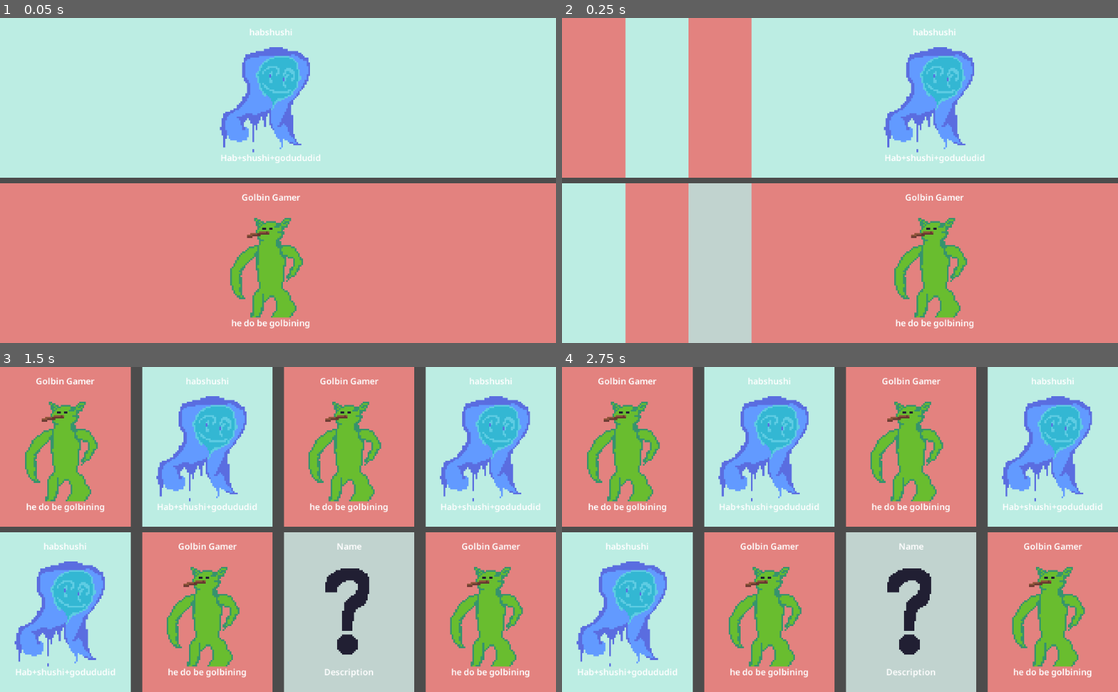
Above: before the commit, frames 1-4 (two rows, left to right).
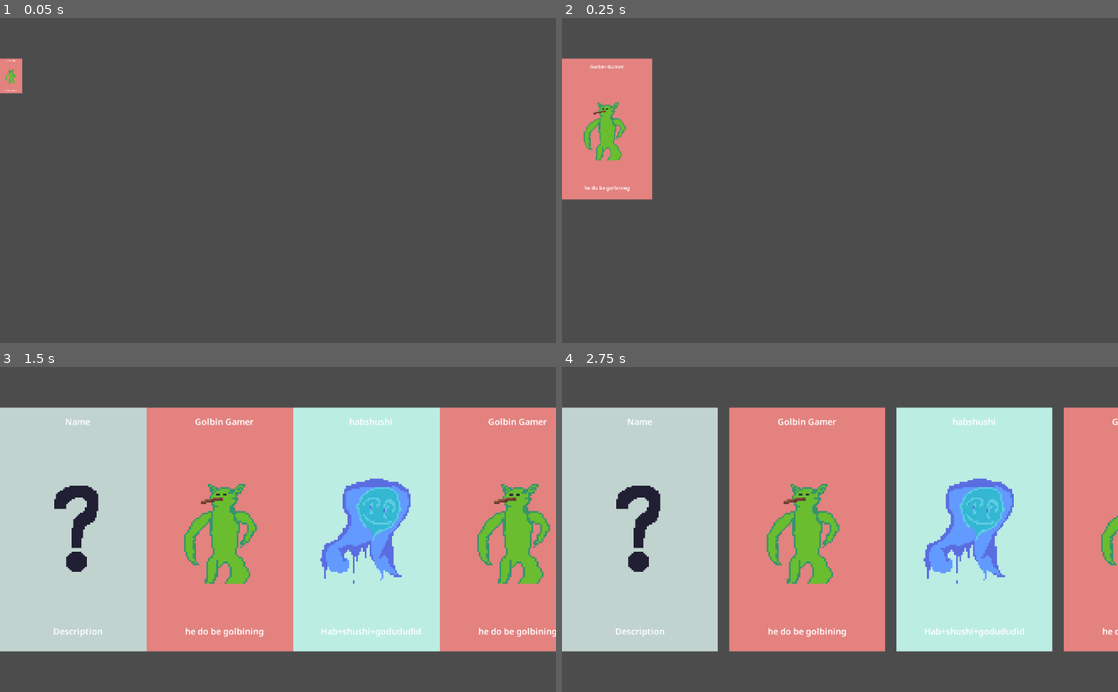
Above: after the commit, the same moments.

Repository: fkeyzuwu/Godot-Card-Game-Attempt
Game: Godot game, scene res://Main.tscn
The game is run twice, just before and just after one commit, with the same random seed, the same clock (stepped at 60 frames per second) and the same inputs.
Inputs:
- Up to frame 1 (0.05 s): no input
- Up to frame 2 (0.25 s): no input
- Up to frame 3 (1.5 s): no input
- Up to frame 4 (2.75 s): no input

The runs differ from the first frame. In frame 1, 98% of the frame differs, in the area x 0-100%, y 0-100%; in frame 2, 95%; in frame 3, 87%; in frame 4, 87%.

Commit message:
i have nmo idea what im doing

Diff:
--- a/Card.tscn
+++ b/Card.tscn
@@ -5,10 +5,10 @@
 [ext_resource path="res://fonts/NotoSans.tres" type="DynamicFont" id=3]
 
 [node name="Card" type="Control"]
-margin_right = 287.0
+anchor_right = 0.28
+margin_right = 0.279999
 margin_bottom = 450.0
-size_flags_horizontal = 3
-size_flags_vertical = 3
+rect_min_size = Vector2( 287, 450 )
 script = ExtResource( 1 )
 data = ExtResource( 2 )
 
@@ -16,8 +16,6 @@
 unique_name_in_owner = true
 anchor_right = 1.0
 anchor_bottom = 1.0
-size_flags_horizontal = 3
-size_flags_vertical = 3
 color = Color( 0.792157, 0.87451, 0.776471, 1 )
 
 [node name="Name" type="Label" parent="Background"]
--- a/Grid.gd
+++ b/Grid.gd
@@ -1,7 +1,12 @@
 extends GridContainer
 
+func _ready() -> void:
+	add_constant_override("hseparation",-287)
 
-func _ready() -> void:
-	add_constant_override("hseparation", -1080)
-	var tween := create_tween().set_trans(Tween.TRANS_BOUNCE).set_ease(Tween.EASE_OUT)
-	tween.tween_property(self, "custom_constants/hseparation", 21, 1)
+	var tween := create_tween().set_trans(Tween.TRANS_CUBIC).set_ease(Tween.EASE_OUT)
+
+	tween.tween_property(self, "rect_scale",
+	Vector2.ONE, 1).from(Vector2.ZERO)
+
+	tween.tween_property(self, "custom_constants/hseparation",
+	 21, 1)
--- a/Main.tscn
+++ b/Main.tscn
@@ -9,59 +9,33 @@
 anchor_right = 1.0
 anchor_bottom = 1.0
 
-[node name="Grid" type="GridContainer" parent="."]
-anchor_right = 1.0
-anchor_bottom = 1.0
-custom_constants/vseparation = 10
-custom_constants/hseparation = 21
+[node name="GridContainer" type="GridContainer" parent="."]
+anchor_top = 0.5
+anchor_bottom = 0.5
+margin_top = -225.0
+margin_right = 1160.0
+margin_bottom = 225.0
 columns = 4
 script = ExtResource( 4 )
 
-[node name="Card" parent="Grid" instance=ExtResource( 1 )]
-margin_right = 241.0
-margin_bottom = 295.0
+[node name="Card" parent="GridContainer" instance=ExtResource( 1 )]
+anchor_right = 0.0
+margin_right = 287.0
+
+[node name="Card2" parent="GridContainer" instance=ExtResource( 1 )]
+anchor_right = 0.0
+margin_left = 291.0
+margin_right = 578.0
 data = ExtResource( 2 )
 
-[node name="Card2" parent="Grid" instance=ExtResource( 1 )]
-margin_left = 262.0
-margin_right = 502.0
-margin_bottom = 295.0
+[node name="Card3" parent="GridContainer" instance=ExtResource( 1 )]
+anchor_right = 0.0
+margin_left = 582.0
+margin_right = 869.0
 data = ExtResource( 3 )
 
-[node name="Card3" parent="Grid" instance=ExtResource( 1 )]
-margin_left = 523.0
-margin_right = 763.0
-margin_bottom = 295.0
+[node name="Card4" parent="GridContainer" instance=ExtResource( 1 )]
+anchor_right = 0.0
+margin_left = 873.0
+margin_right = 1160.0
 data = ExtResource( 2 )
-
-[node name="Card4" parent="Grid" instance=ExtResource( 1 )]
-margin_left = 784.0
-margin_right = 1024.0
-margin_bottom = 295.0
-data = ExtResource( 3 )
-
-[node name="Card5" parent="Grid" instance=ExtResource( 1 )]
-margin_top = 305.0
-margin_right = 241.0
-margin_bottom = 600.0
-data = ExtResource( 3 )
-
-[node name="Card6" parent="Grid" instance=ExtResource( 1 )]
-margin_left = 262.0
-margin_top = 305.0
-margin_right = 502.0
-margin_bottom = 600.0
-data = ExtResource( 2 )
-
-[node name="Card7" parent="Grid" instance=ExtResource( 1 )]
-margin_left = 523.0
-margin_top = 305.0
-margin_right = 763.0
-margin_bottom = 600.0
-
-[node name="Card8" parent="Grid" instance=ExtResource( 1 )]
-margin_left = 784.0
-margin_top = 305.0
-margin_right = 1024.0
-margin_bottom = 600.0
-data = ExtResource( 2 )
